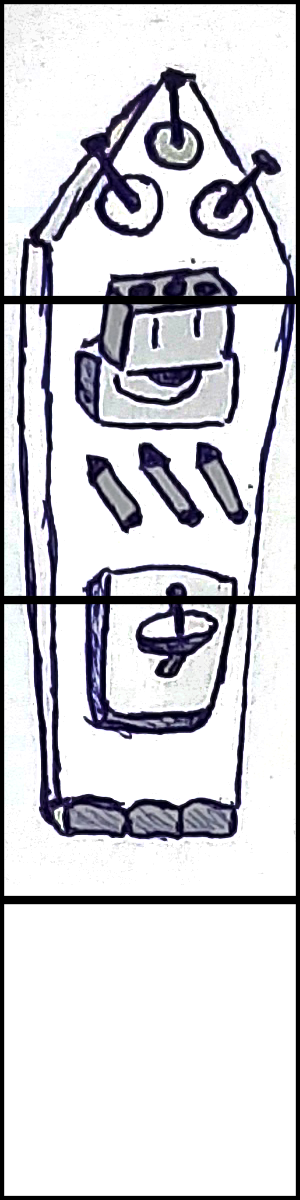
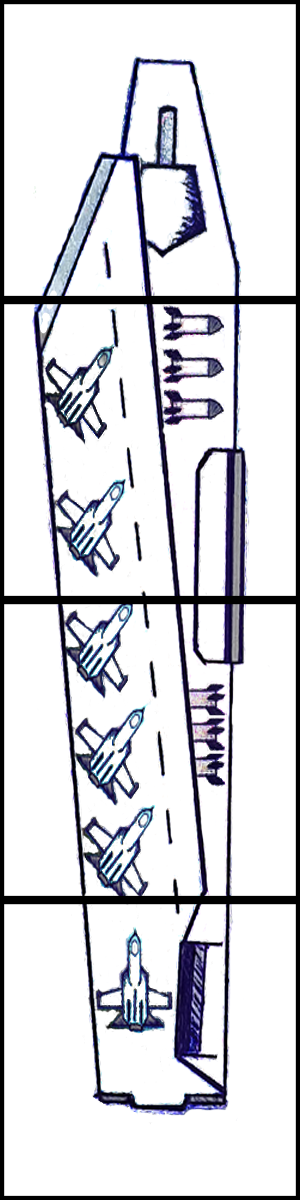
Revision of a layered 300px x 1200px image; what changed, layer by layer:
renamed "Layer 1 copy 3" to "Layer 1 copy 6", painted on it over (x1=4, y1=4, x2=296, y2=1125)
